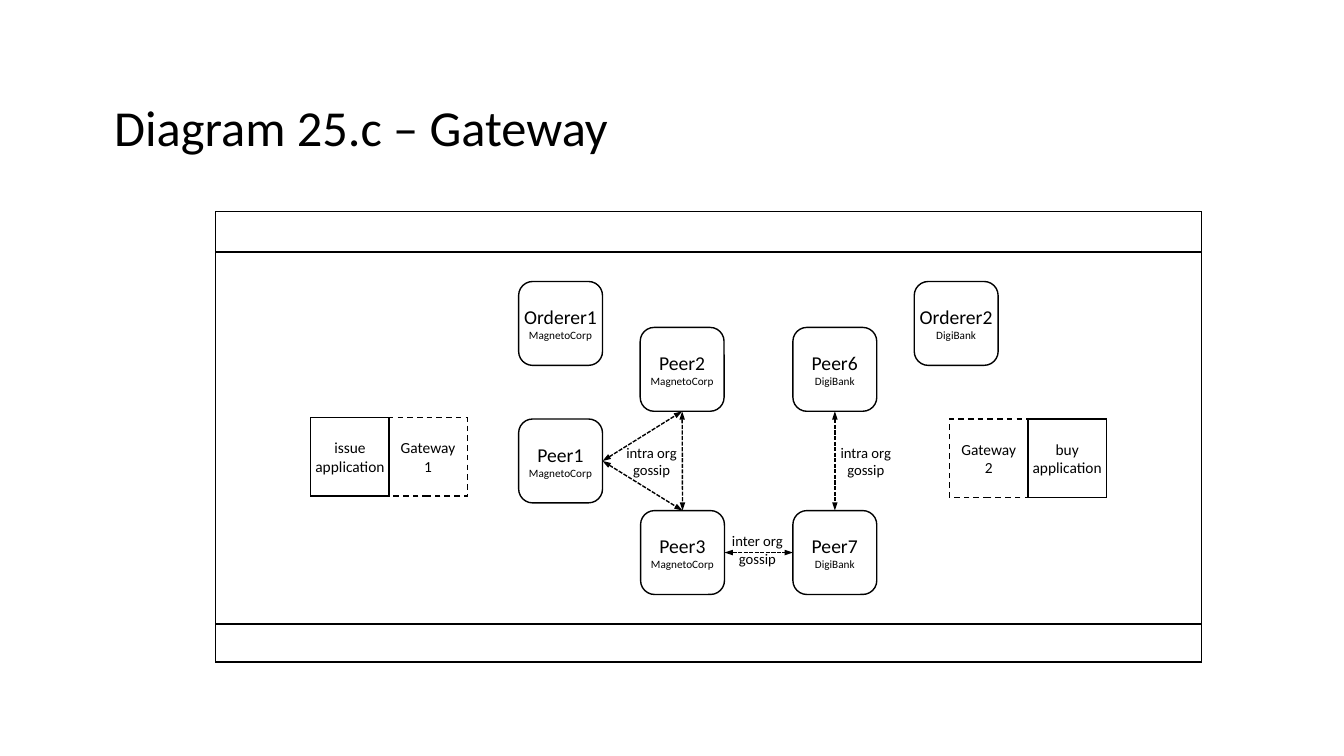
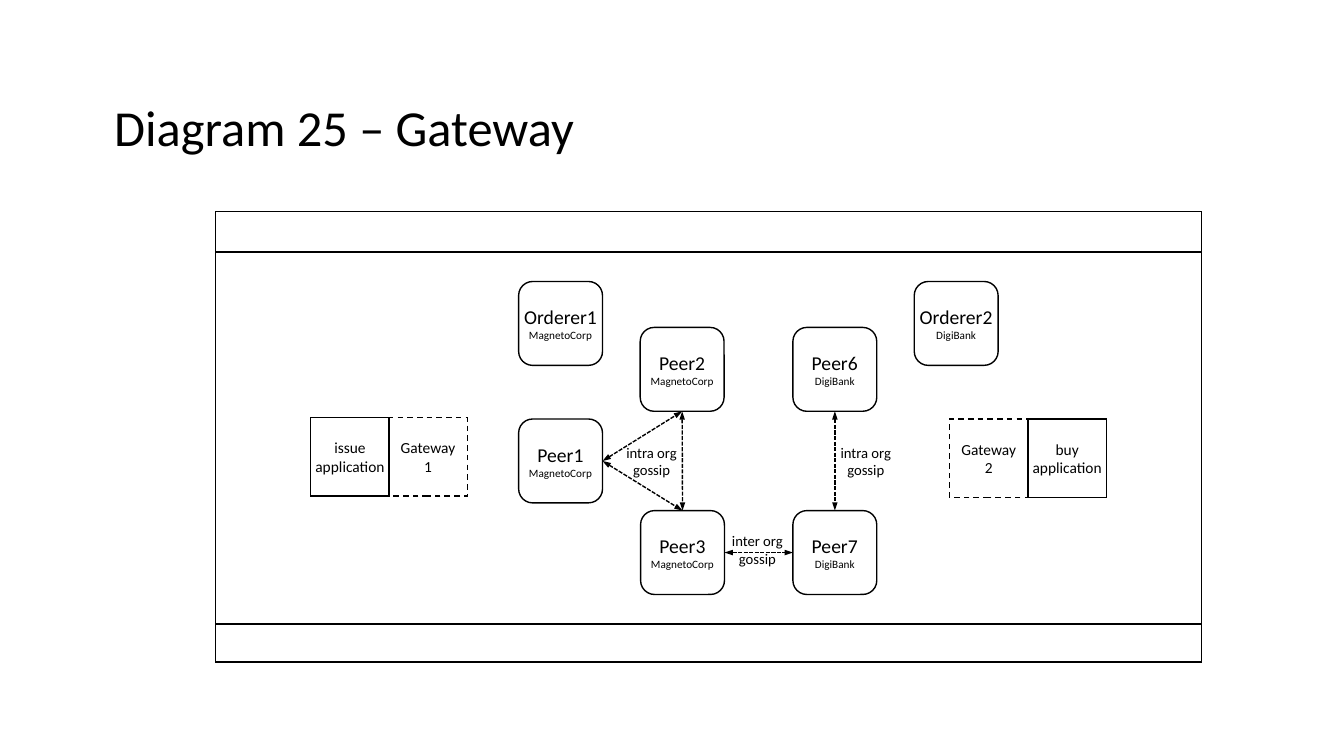
Before and after one commit to hyperledger/fabric, a slide deck: slide 16 of docs/source/developapps/diagrams.pptx (slide 20 before the commit). Drawn at 1344x756 pixels with LibreOffice and Linux fonts; fonts in the diff are those of the drawing. Boxes give left, top, right and bottom in pixels: in the first picture for what was removed or moved away, otherwise in the second. Text is boxed around its words. In the diff, an @@ line names an element or a change of style, - is before the commit and + after.

```diff
--- a/docs/source/developapps/diagrams.pptx
+++ b/docs/source/developapps/diagrams.pptx
@@ text at (114,111,574,155): text changed @@
-Diagram 25.c – Gateway
+Diagram 25 – Gateway
```
Also in this commit, not shown: 1 other slide changed, 1 slide added, 12 slides removed, 7 other files.
